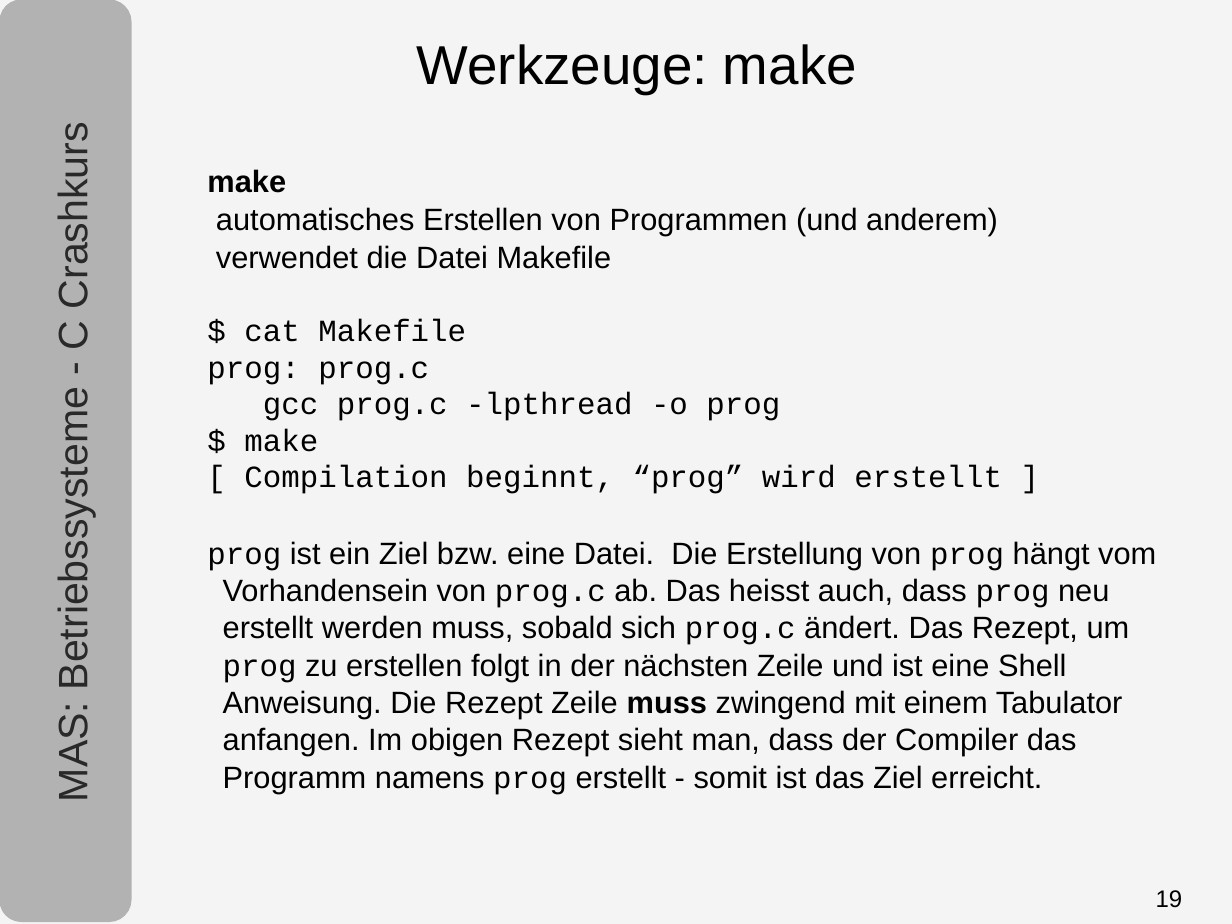
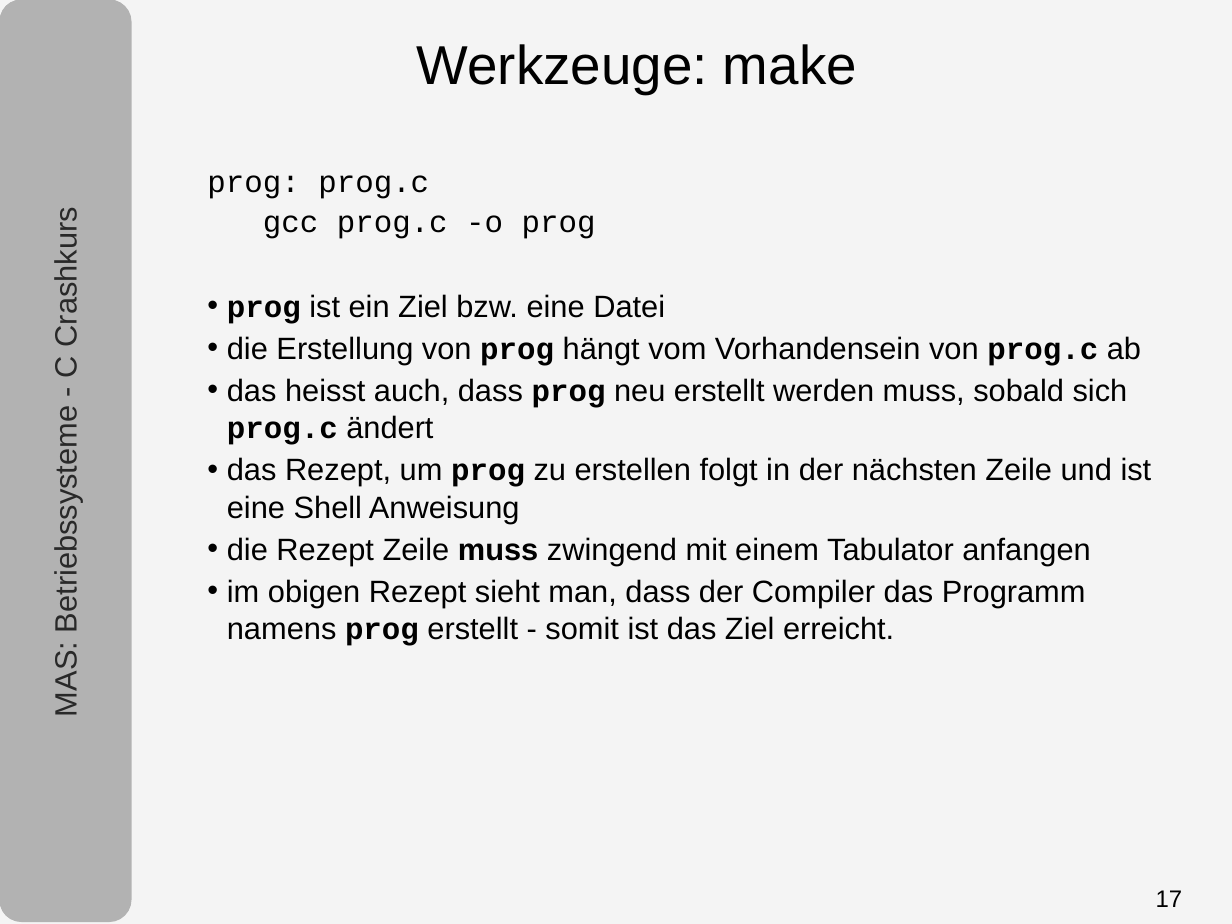
Before and after one commit to tpo/betriebssysteme, a slide deck: slide 17 of 05-1_C.odp (slide 19 before the commit). Drawn at 1232x924 pixels with LibreOffice and Linux fonts; fonts in the diff are those of the drawing. Boxes give left, top, right and bottom in pixels: in the first picture for what was removed or moved away, otherwise in the second. Text is boxed around its words. In the diff, an @@ line names an element or a change of style, - is before the commit and + after.

```diff
--- a/05-1_C.odp
+++ b/05-1_C.odp
@@ text "MAS: Betriebssysteme - C Crashkurs" at [49, 222, 83, 715]: size 24 to 18 pt @@
@@ text at [207, 169, 998, 342]: paragraphs removed @@
-make
-automatisches Erstellen von Programmen (und anderem)
-verwendet die Datei Makefile
-$ cat Makefile
@@ text at [207, 175, 429, 199]: line spacing 0.99 to 1.03; more space between paragraphs @@
@@ text at [227, 215, 1152, 646]: text changed @@
-gcc prog.c -lpthread -o prog
-$ make
-[ Compilation beginnt, “prog” wird erstellt ]
-prog ist ein Ziel bzw. eine Datei. Die Erstellung von prog hängt vom Vorhandensein von prog.c ab. Das heisst auch, dass prog neu erstellt werden muss, sobald sich prog.c ändert. Das Rezept, um prog zu erstellen folgt in der nächsten Zeile und ist eine Shell Anweisung. Die Rezept Zeile muss zwingend mit einem Tabulator anfangen. Im obigen Rezept sieht man, dass der Compiler das Programm namens prog erstellt - somit ist das Ziel erreicht.
+gcc prog.c -o prog
+• prog ist ein Ziel bzw. eine Datei
+• die Erstellung von prog hängt vom Vorhandensein von prog.c ab
+• das heisst auch, dass prog neu erstellt werden muss, sobald sich prog.c ändert
+• das Rezept, um prog zu erstellen folgt in der nächsten Zeile und ist eine Shell Anweisung
+• die Rezept Zeile muss zwingend mit einem Tabulator anfangen
+• im obigen Rezept sieht man, dass der Compiler das Programm namens prog erstellt - somit ist das Ziel erreicht.
@@ page number at [1156, 890, 1183, 907]: text changed @@
-19
+17
```
Also in this commit, not shown: 15 other slides changed, 1 slide added, 3 slides removed.
